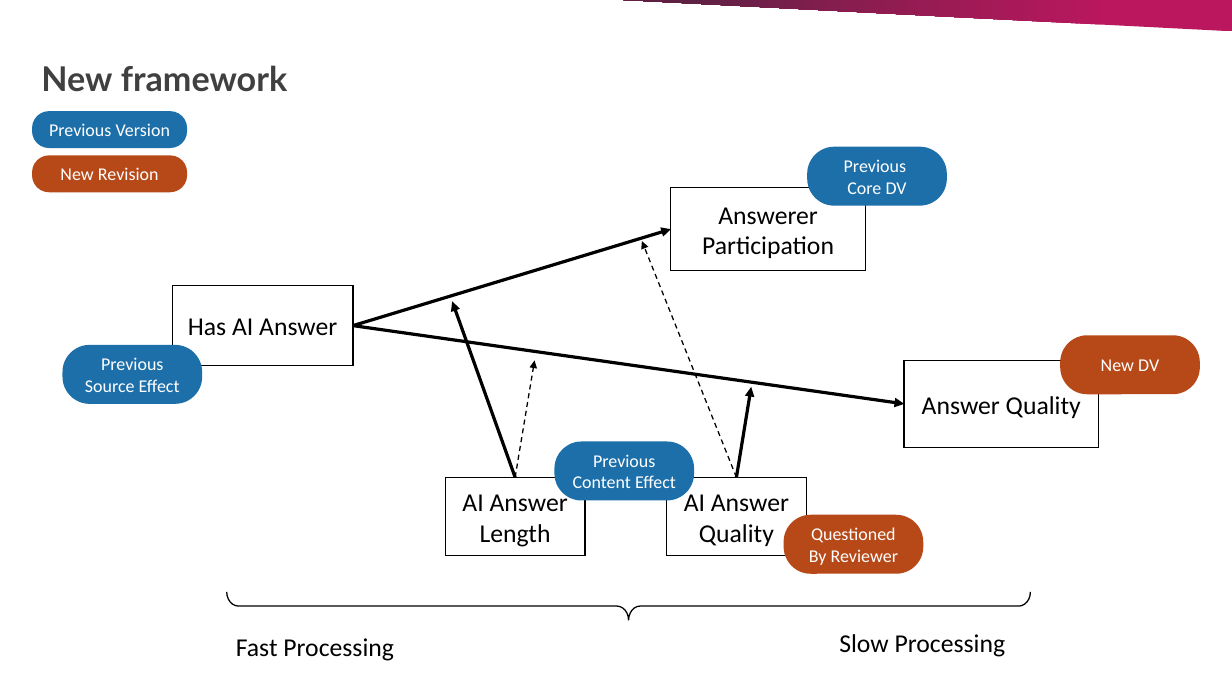
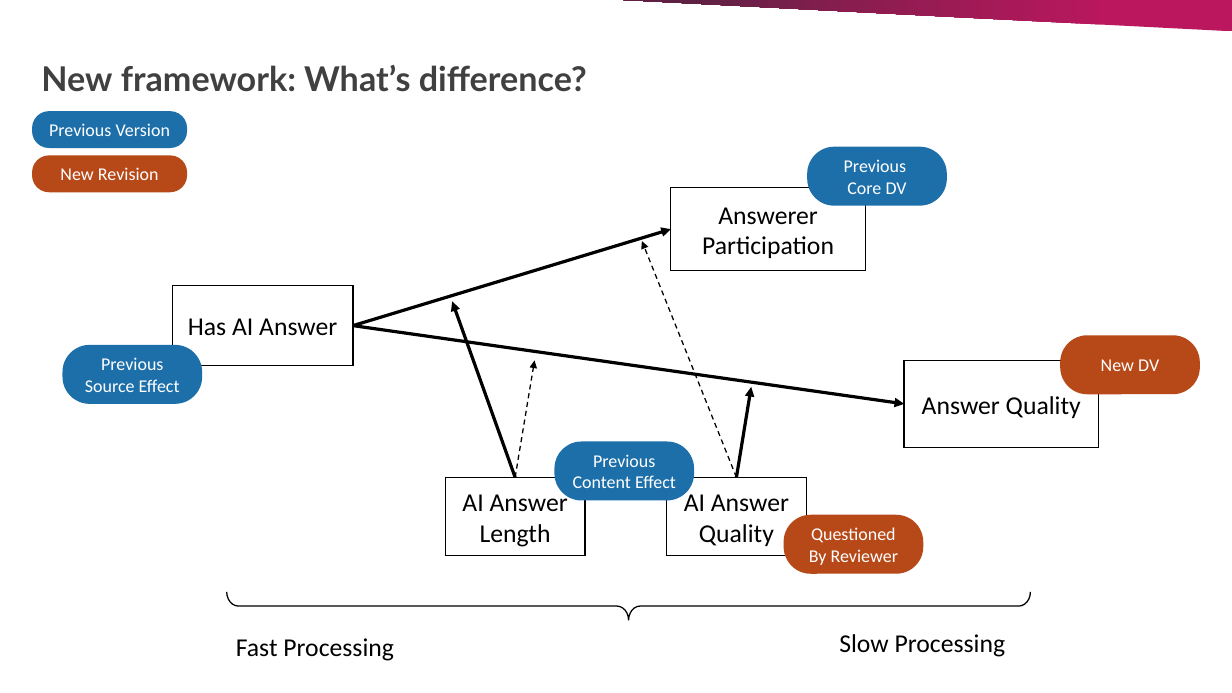
Before and after one commit to chen-junluo/geek-community, a slide deck: slide 10 of Projects/MISQ/MISQ round 2/SE meeting slide_260610.pptx. Drawn at 1232x693 pixels with LibreOffice and Linux fonts; fonts in the diff are those of the drawing. Boxes give left, top, right and bottom in pixels: in the first picture for what was removed or moved away, otherwise in the second. Text is boxed around its words. In the diff, an @@ line names an element or a change of style, - is before the commit and + after.

```diff
--- a/Projects/MISQ/MISQ round 2/SE meeting slide_260610.pptx
+++ b/Projects/MISQ/MISQ round 2/SE meeting slide_260610.pptx
@@ text at <box>41,65,587,92</box>: text changed @@
-New framework
+New framework: What’s difference?
```
Also in this commit, not shown: 4 other slides changed, 4 other files.
